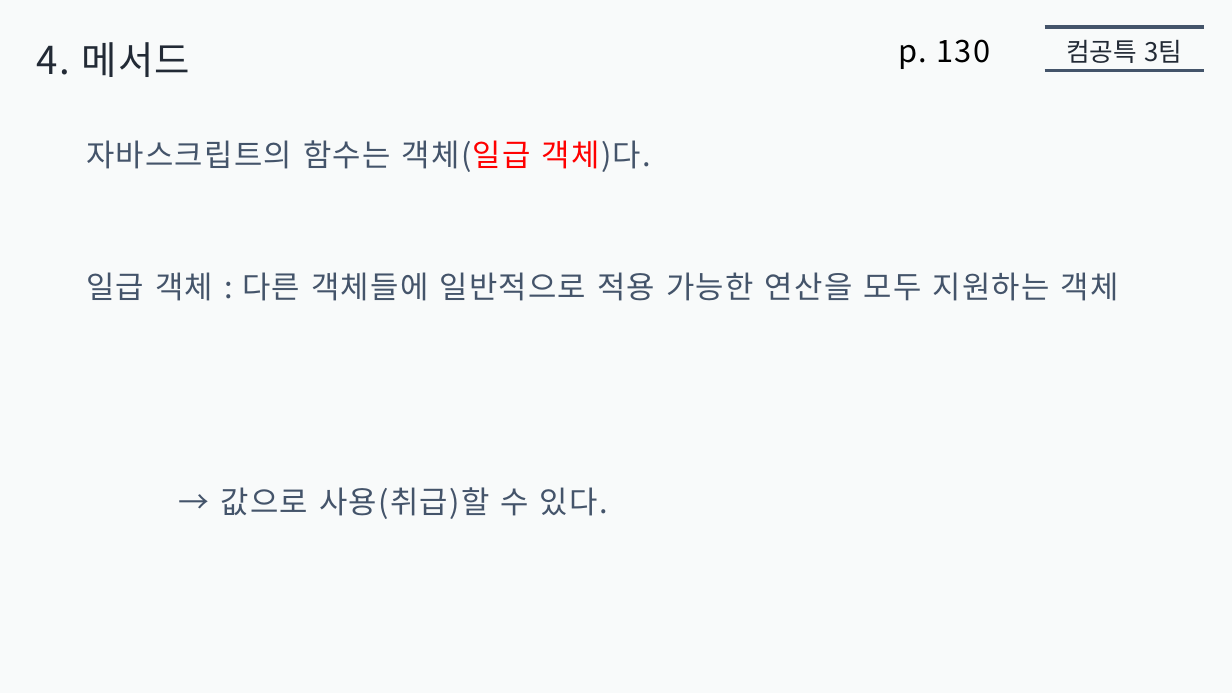
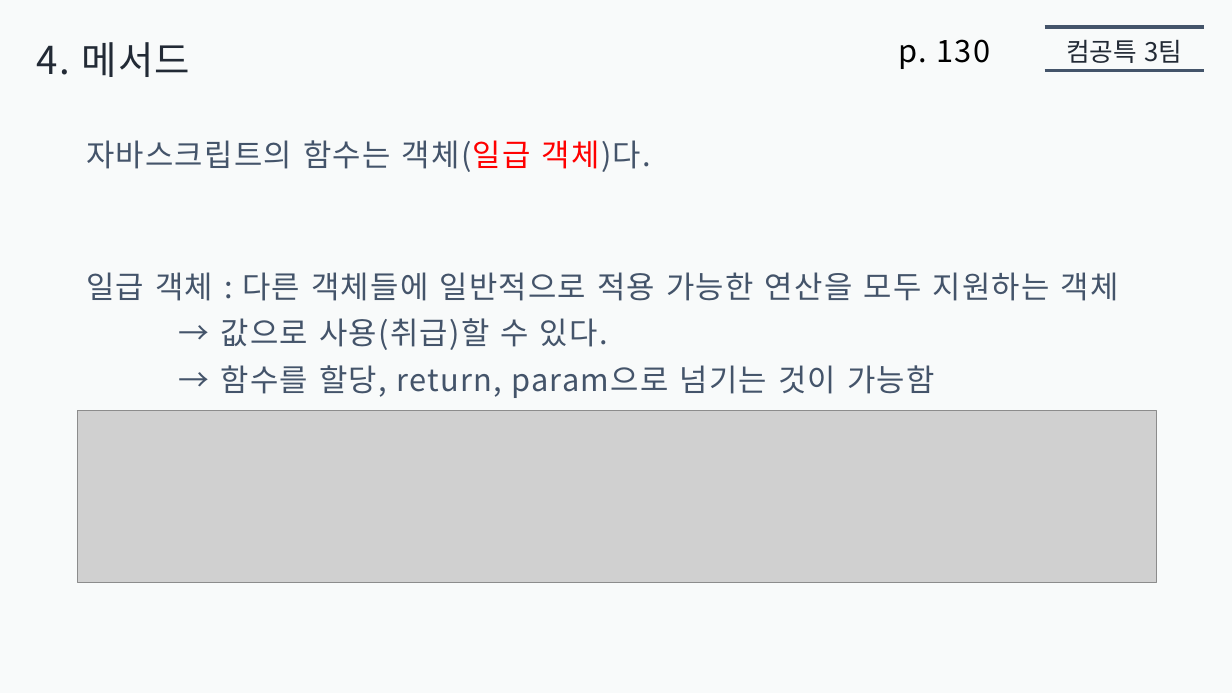
Before and after one commit to jaehoo1/Modern-JavaScript-Deep-Dive, a slide deck: slide 5 of 05. 객체 리터럴/presentation5/jaehoo1/객체_리터럴.pptx (slide 4 before the commit). Drawn at 1232x693 pixels with LibreOffice and Linux fonts; fonts in the diff are those of the drawing; grey boxes stand for pictures. Boxes give left, top, right and bottom in pixels: in the first picture for what was removed or moved away, otherwise in the second. Text is boxed around its words. In the diff, an @@ line names an element or a change of style, - is before the commit and + after.

```diff
--- a/05. 객체 리터럴/presentation5/jaehoo1/객체_리터럴.pptx
+++ b/05. 객체 리터럴/presentation5/jaehoo1/객체_리터럴.pptx
@@ text "→ 값으로 사용(취급)할 수 있다." moved from (x1=220, y1=487, x2=608, y2=519) to (x1=220, y1=318, x2=608, y2=350) @@
@@ text added at (x1=220, y1=365, x2=935, y2=398), 24 pt, text #44546A @@
+→ 함수를 할당, return, param으로 넘기는 것이 가능함
@@ picture added at (x1=77, y1=411, x2=1156, y2=582) @@
```
Also in this commit, not shown: 1 other slide changed, 2 slides added, 1 other file.
